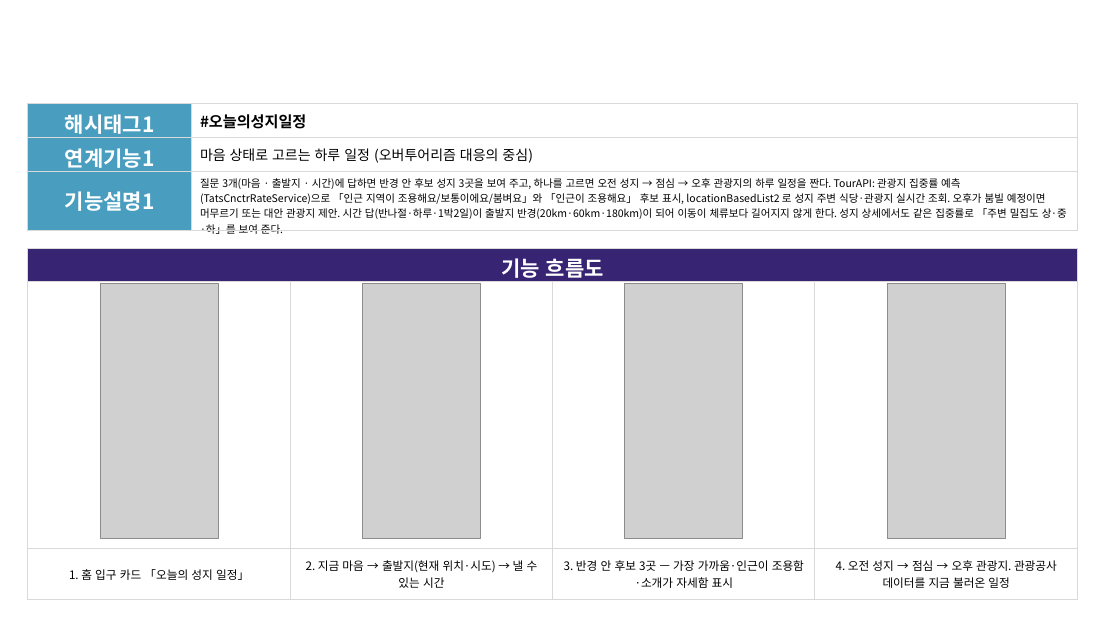
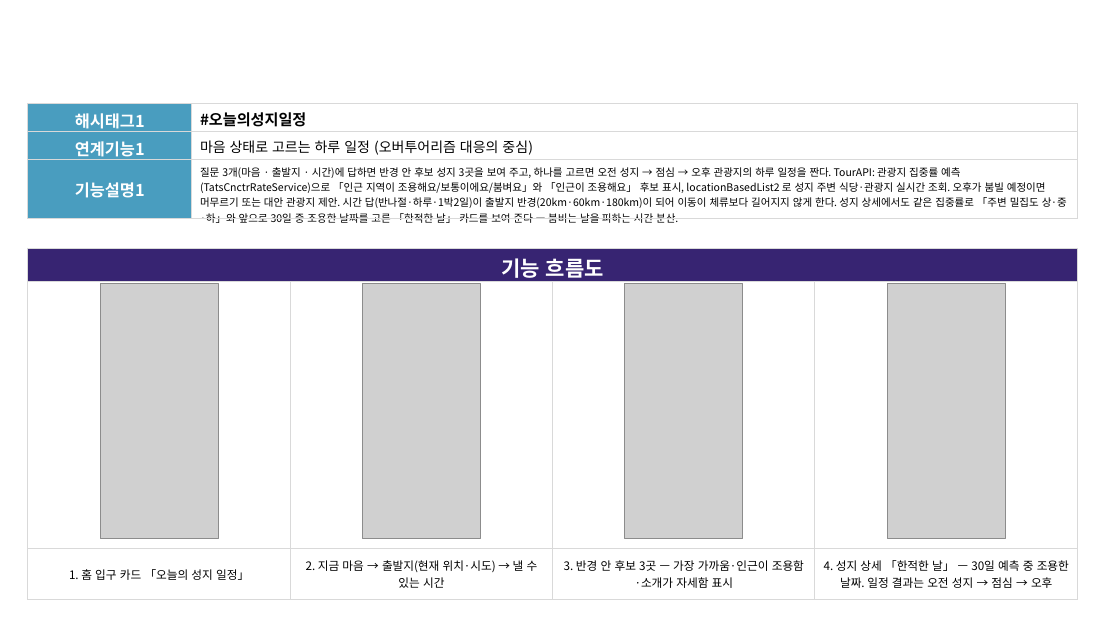
Before and after one commit to linkcontent7-huisun/visitholykorea, a slide deck: slide 5 of docs/10-product/공모전/원본-공모전제출/기능설명서_2026-09-21.pptx. Drawn at 1120x630 pixels with LibreOffice and Linux fonts; fonts in the diff are those of the drawing; grey boxes stand for pictures; background and template pictures are left out. Boxes give left, top, right and bottom in pixels: in the first picture for what was removed or moved away, otherwise in the second. Text is boxed around its words. In the diff, an @@ line names an element or a change of style, - is before the commit and + after.

```diff
--- a/docs/10-product/공모전/원본-공모전제출/기능설명서_2026-09-21.pptx
+++ b/docs/10-product/공모전/원본-공모전제출/기능설명서_2026-09-21.pptx
@@ table at (x1=28, y1=104, x2=1078, y2=230) @@
-row 3, column 2: 질문 3개(마음 · 출발지 · 시간)에 답하면 반경 안 후보 성지 3곳을 보여 주고, 하나를 고르면 오전 성지 → 점심 → 오후 관광지의 하루 일정을 짠다. TourAPI: 관광지 집중률 예측(TatsCnctrRateService)으로 「인근 지역이 조용해요/보통이에요/붐벼요」와 「인근이 조용해요」 후보 표시, locationBasedList2 로 성지 주변 식당·관광지 실시간 조회. 오후가 붐빌 예정이면 머무르기 또는 대안 관광지 제안. 시간 답(반나절·하루·1박2일)이 출발지 반경(20km·60km·180km)이 되어 이동이 체류보다 길어지지 않게 한다. 성지 상세에서도 같은 집중률로 「주변 밀집도 상·중·하」를 보여 준다.
+row 3, column 2: 질문 3개(마음 · 출발지 · 시간)에 답하면 반경 안 후보 성지 3곳을 보여 주고, 하나를 고르면 오전 성지 → 점심 → 오후 관광지의 하루 일정을 짠다. TourAPI: 관광지 집중률 예측(TatsCnctrRateService)으로 「인근 지역이 조용해요/보통이에요/붐벼요」와 「인근이 조용해요」 후보 표시, locationBasedList2 로 성지 주변 식당·관광지 실시간 조회. 오후가 붐빌 예정이면 머무르기 또는 대안 관광지 제안. 시간 답(반나절·하루·1박2일)이 출발지 반경(20km·60km·180km)이 되어 이동이 체류보다 길어지지 않게 한다. 성지 상세에서도 같은 집중률로 「주변 밀집도 상·중·하」와 앞으로 30일 중 조용한 날짜를 고른 「한적한 날」 카드를 보여 준다 — 붐비는 날을 피하는 시간 분산.
@@ size 18 to 14 pt in "해시태그1", "연계기능1", "기능설명1" @@
@@ table at (x1=28, y1=249, x2=1076, y2=597) @@
-row 3, column 4: 4. 오전 성지 → 점심 → 오후 관광지. 관광공사 데이터를 지금 불러온 일정
+row 3, column 4: 4. 성지 상세 「한적한 날」 — 30일 예측 중 조용한 날짜. 일정 결과는 오전 성지 → 점심 → 오후
```
Also in this commit, not shown: 6 other slides changed, 5 other files.
